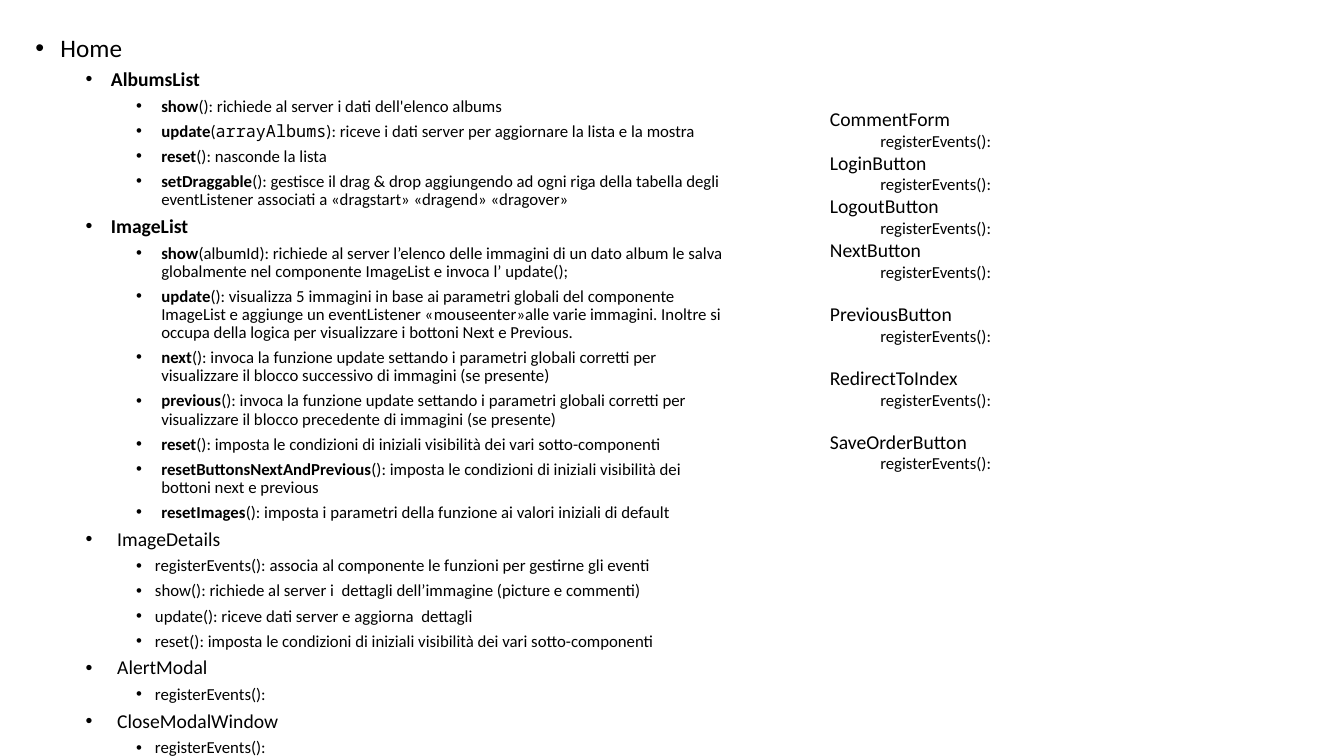
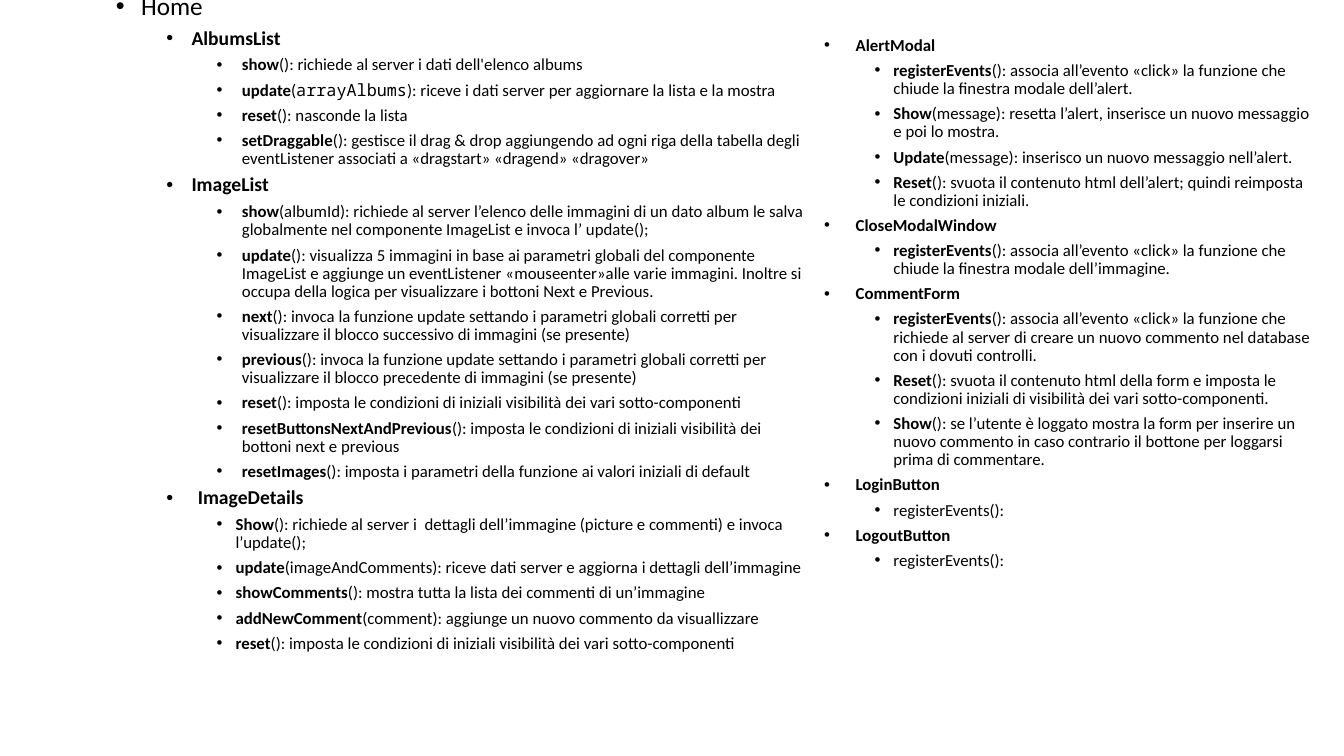
Before and after one commit to Giulsmoon/TecnologiePerIlWeb_Project1, a slide deck: slide 6 of Presentazioni Powerpoint/Progetto1_versione_RIA.pptx. Drawn at 1344x756 pixels with LibreOffice and Linux fonts; fonts in the diff are those of the drawing. Boxes give left, top, right and bottom in pixels: in the first picture for what was removed or moved away, otherwise in the second. Text is boxed around its words. In the diff, an @@ line names an element or a change of style, - is before the commit and + after.

Commit message:
aggiornamento power point ria

```diff
--- a/Presentazioni Powerpoint/Progetto1_versione_RIA.pptx
+++ b/Presentazioni Powerpoint/Progetto1_versione_RIA.pptx
@@ text "Home": place and size @@
-text "Home" at <box>60,40,722,728</box>
+text "Home" at <box>141,0,803,652</box>
@@ text "AlertModal": place and size @@
-text "AlertModal" at <box>830,113,991,472</box>
+text "AlertModal" at <box>856,39,1310,569</box>
@@ text at <box>856,39,1310,277</box>: paragraphs added @@
+  • AlertModal
+    • registerEvents(): associa all’evento «click» la funzione che chiude la finestra modale dell’alert.
+    • Show(message): resetta l’alert, inserisce un nuovo messaggio e poi lo mostra.
+    • Update(message): inserisco un nuovo messaggio nell’alert.
+    • Reset(): svuota il contenuto html dell’alert; quindi reimposta le condizioni iniziali.
+  • CloseModalWindow
+    • registerEvents(): associa all’evento «click» la funzione che chiude la finestra modale dell’immagine.
@@ text at <box>830,244,991,472</box>: paragraphs removed @@
-  NextButton
-    registerEvents():
-  PreviousButton
-    registerEvents():
-  RedirectToIndex
-    registerEvents():
-  SaveOrderButton
-    registerEvents():
@@ text at <box>856,288,1004,569</box>: size 14 to 12 pt, bold on in "CommentForm", "LoginButton", "LogoutButton"; bullet none to •; line spacing 1 to 0.9; more space between paragraphs @@
@@ text at <box>893,312,1310,468</box>: text changed @@
-    registerEvents():
+    • registerEvents(): associa all’evento «click» la funzione che richiede al server di creare un nuovo commento nel database con i dovuti controlli.
+    • Reset(): svuota il contenuto html della form e imposta le condizioni iniziali di visibilità dei vari sotto-componenti.
+    • Show(): se l’utente è loggato mostra la form per inserire un nuovo commento in caso contrario il bottone per loggarsi prima di commentare.
@@ text at <box>198,490,735,652</box>: bold on in "ImageDetails", "reset():" @@
@@ text at <box>236,518,801,627</box>: text changed @@
-    • registerEvents(): associa al componente le funzioni per gestirne gli eventi
-    • show(): richiede al server i dettagli dell’immagine (picture e commenti)
-    • update(): riceve dati server e aggiorna dettagli
+    • Show(): richiede al server i dettagli dell’immagine (picture e commenti) e invoca l’update();
+    • update(imageAndComments): riceve dati server e aggiorna i dettagli dell’immagine
+    • showComments(): mostra tutta la lista dei commenti di un’immagine
+    • addNewComment(comment): aggiunge un nuovo commento da visuallizzare
@@ text at <box>117,660,278,728</box>: paragraphs removed @@
-  • AlertModal
-    • registerEvents():
-  • CloseModalWindow
-    • registerEvents():
```
Also in this commit, not shown: 1 slide added.
